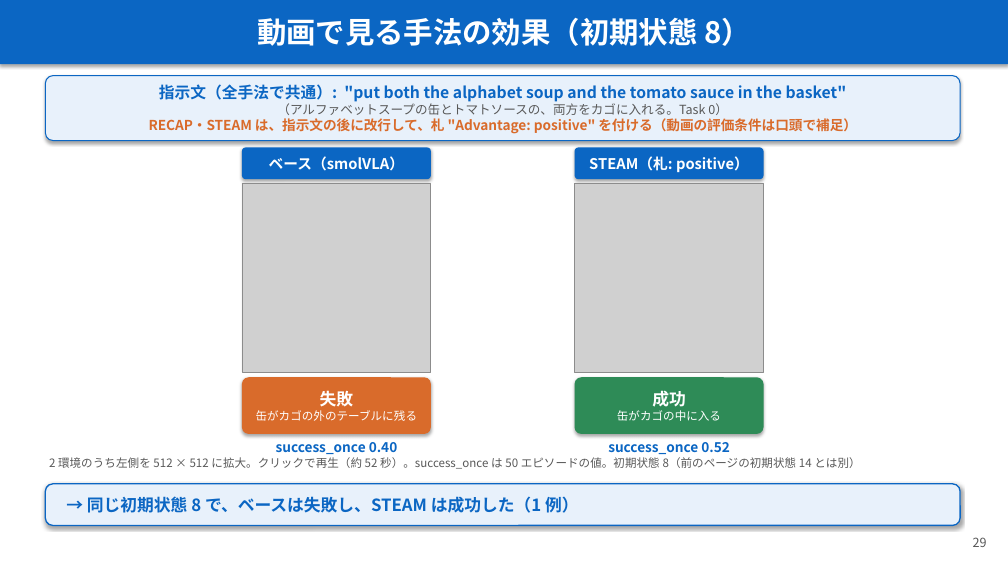
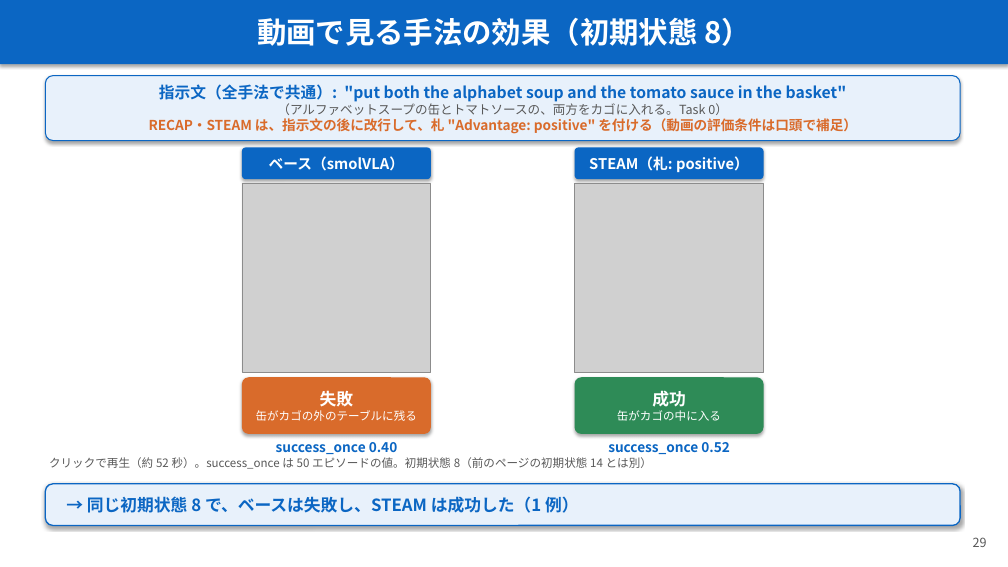
Before and after one commit to Junhand/libero_RL, a slide deck: slide 29 of docs/RECAP_STEAM_RLToken.pptx. Drawn at 1008x567 pixels with LibreOffice and Linux fonts; fonts in the diff are those of the drawing; grey boxes stand for pictures. Boxes give left, top, right and bottom in pixels: in the first picture for what was removed or moved away, otherwise in the second. Text is boxed around its words. In the diff, an @@ line names an element or a change of style, - is before the commit and + after.

```diff
--- a/docs/RECAP_STEAM_RLToken.pptx
+++ b/docs/RECAP_STEAM_RLToken.pptx
@@ text at (49, 457, 652, 469): text changed @@
-2 環境のうち左側を 512 × 512 に拡大。クリックで再生（約 52 秒）。success_once は 50 エピソードの値。初期状態 8（前のページの初期状態 14 とは別）
+クリックで再生（約 52 秒）。success_once は 50 エピソードの値。初期状態 8（前のページの初期状態 14 とは別）
```
Also in this commit, not shown: 3 other slides changed, 1 other file.
